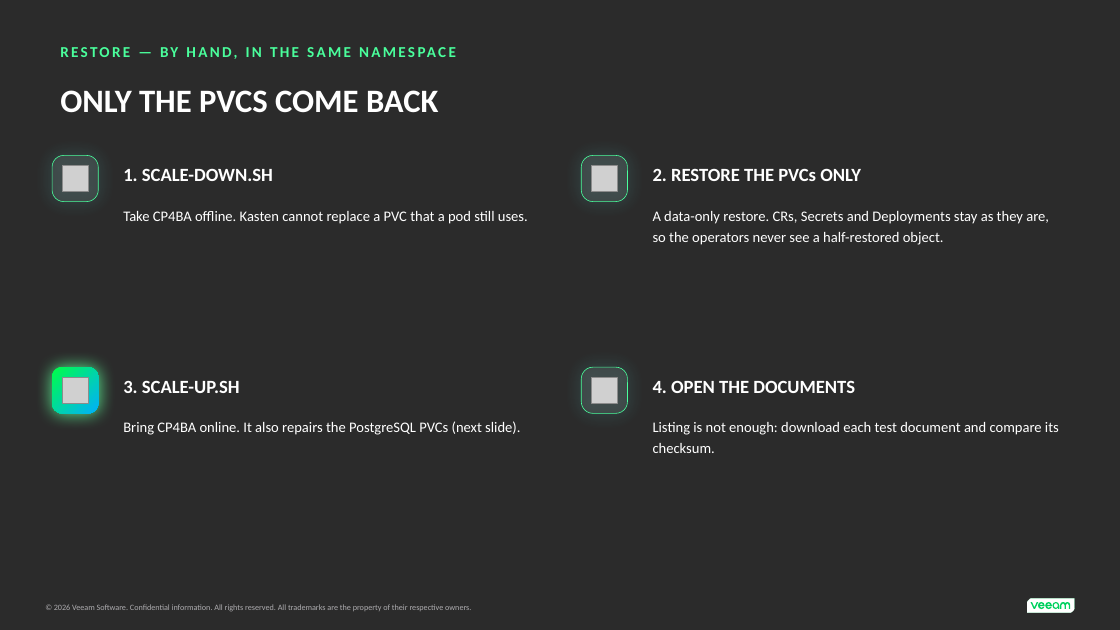
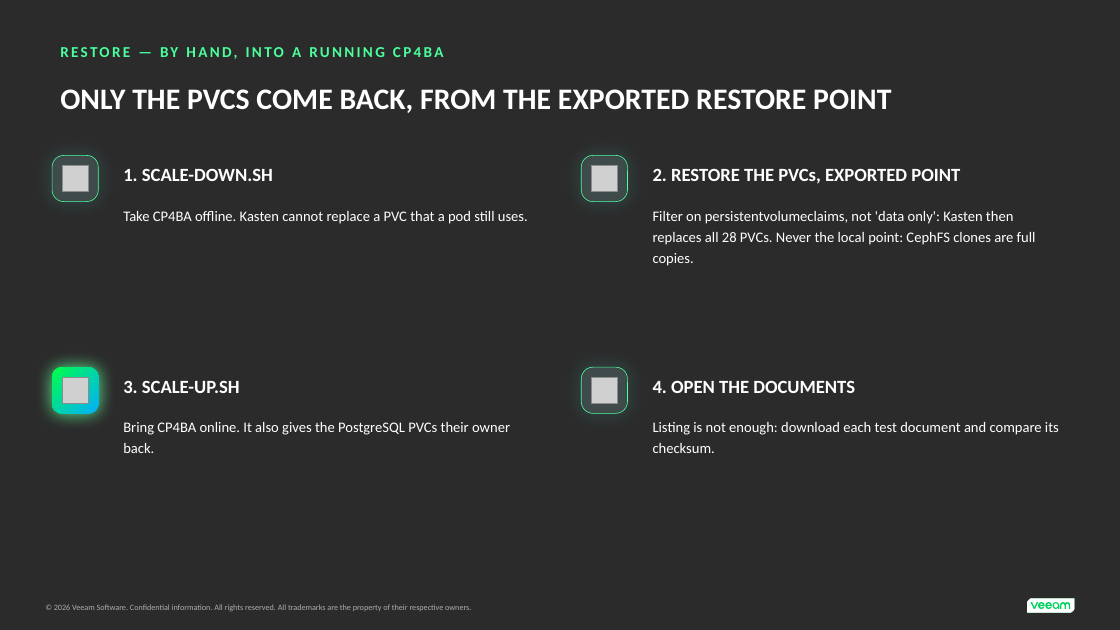
Before and after one commit to kastenhq/blueprint-ai, a slide deck: slide 9 of cp4ba-example/cp4ba.pptx. Drawn at 1120x630 pixels with LibreOffice and Linux fonts; fonts in the diff are those of the drawing; grey boxes stand for pictures; background and template pictures are left out; a plain dark background stands for a picture behind light text. Boxes give left, top, right and bottom in pixels: in the first picture for what was removed or moved away, otherwise in the second. Text is boxed around its words. In the diff, an @@ line names an element or a change of style, - is before the commit and + after.

```diff
--- a/cp4ba-example/cp4ba.pptx
+++ b/cp4ba-example/cp4ba.pptx
@@ text at (60, 47, 444, 59): text changed @@
-RESTORE — BY HAND, IN THE SAME NAMESPACE
+RESTORE — BY HAND, INTO A RUNNING CP4BA
@@ text at (60, 89, 891, 113): text changed; size 28 to 25.5 pt @@
-ONLY THE PVCS COME BACK
+ONLY THE PVCS COME BACK, FROM THE EXPORTED RESTORE POINT
@@ text at (653, 169, 960, 184): text changed @@
-2. RESTORE THE PVCs ONLY
+2. RESTORE THE PVCs, EXPORTED POINT
@@ text at (653, 211, 1036, 266): text changed @@
-A data-only restore. CRs, Secrets and Deployments stay as they are, so the operators never see a half-restored object.
+Filter on persistentvolumeclaims, not 'data only': Kasten then replaces all 28 PVCs. Never the local point: CephFS clones are full copies.
@@ text at (123, 422, 510, 453): text changed @@
-Bring CP4BA online. It also repairs the PostgreSQL PVCs (next slide).
+Bring CP4BA online. It also gives the PostgreSQL PVCs their owner back.
```
Also in this commit, not shown: 4 other slides changed, 1 slide added, 5 other files.
